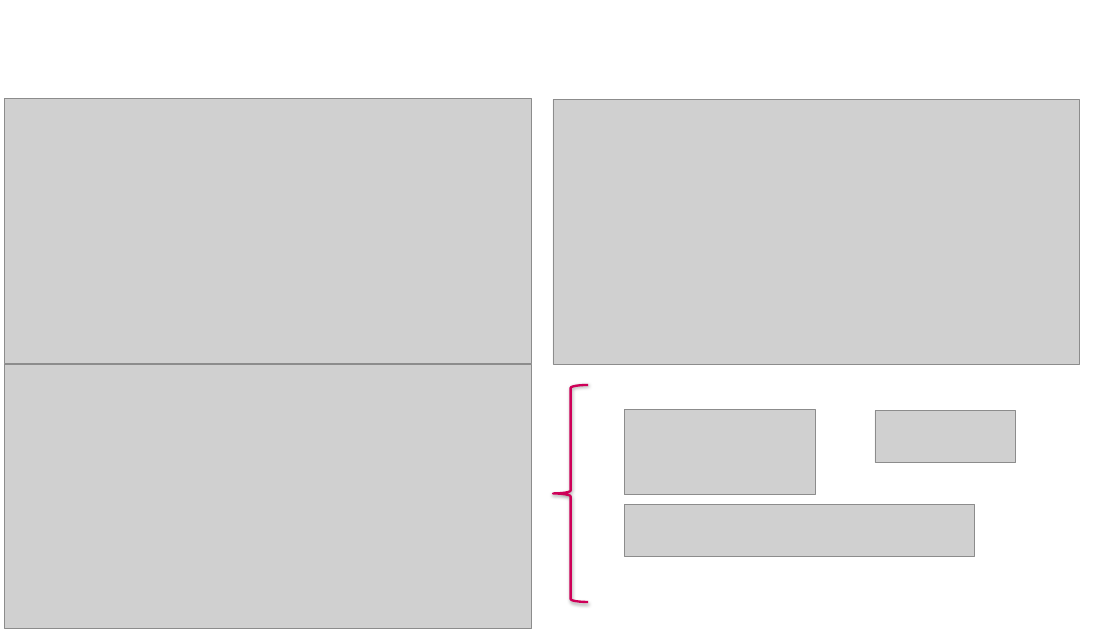
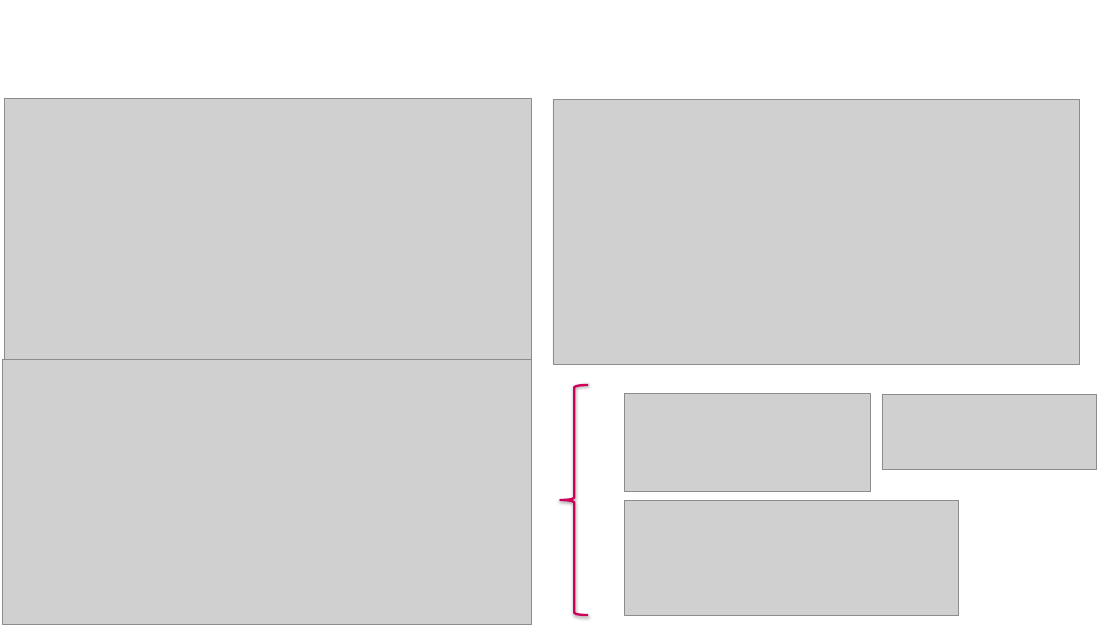
Before and after one commit to jeanPROangeles/IndicadoresFinanciera, a slide deck: slide 9 of Indicadores/Operaciones & Canales - Business Partner.pptx. Drawn at 1120x630 pixels with LibreOffice and Linux fonts; fonts in the diff are those of the drawing; grey boxes stand for pictures; background and template pictures are left out. Boxes give left, top, right and bottom in pixels: in the first picture for what was removed or moved away, otherwise in the second. Text is boxed around its words. In the diff, an @@ line names an element or a change of style, - is before the commit and + after.

```diff
--- a/Indicadores/Operaciones & Canales - Business Partner.pptx
+++ b/Indicadores/Operaciones & Canales - Business Partner.pptx
@@ picture: place and size @@
-picture at box(5, 365, 532, 629)
+picture at box(3, 360, 532, 624)
@@ left brace: place and size @@
-left brace at box(553, 385, 588, 602)
+left brace at box(560, 385, 588, 615)
@@ picture: place and size @@
-picture at box(624, 409, 815, 495)
+picture at box(624, 394, 871, 492)
@@ picture removed at box(875, 411, 1017, 463) @@
@@ picture added at box(882, 395, 1096, 470) @@
@@ picture removed at box(624, 504, 975, 556) @@
@@ picture added at box(624, 500, 960, 615) @@
```
Also in this commit, not shown: 13 other slides changed, 11 other files.
